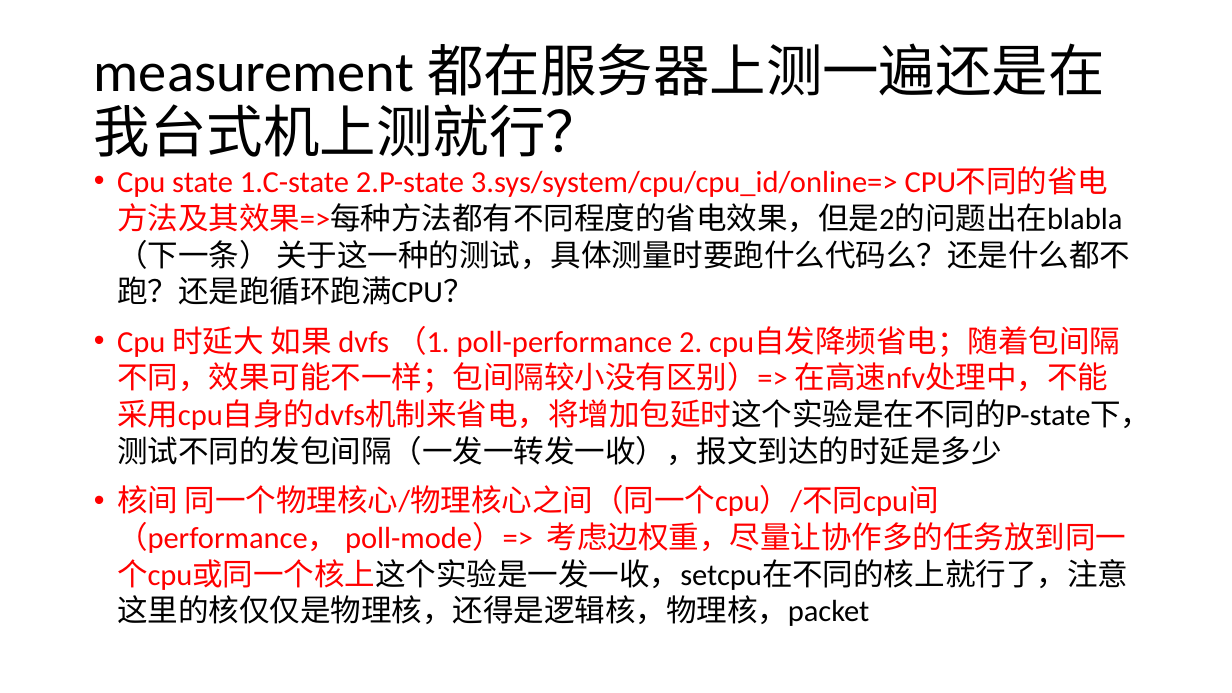
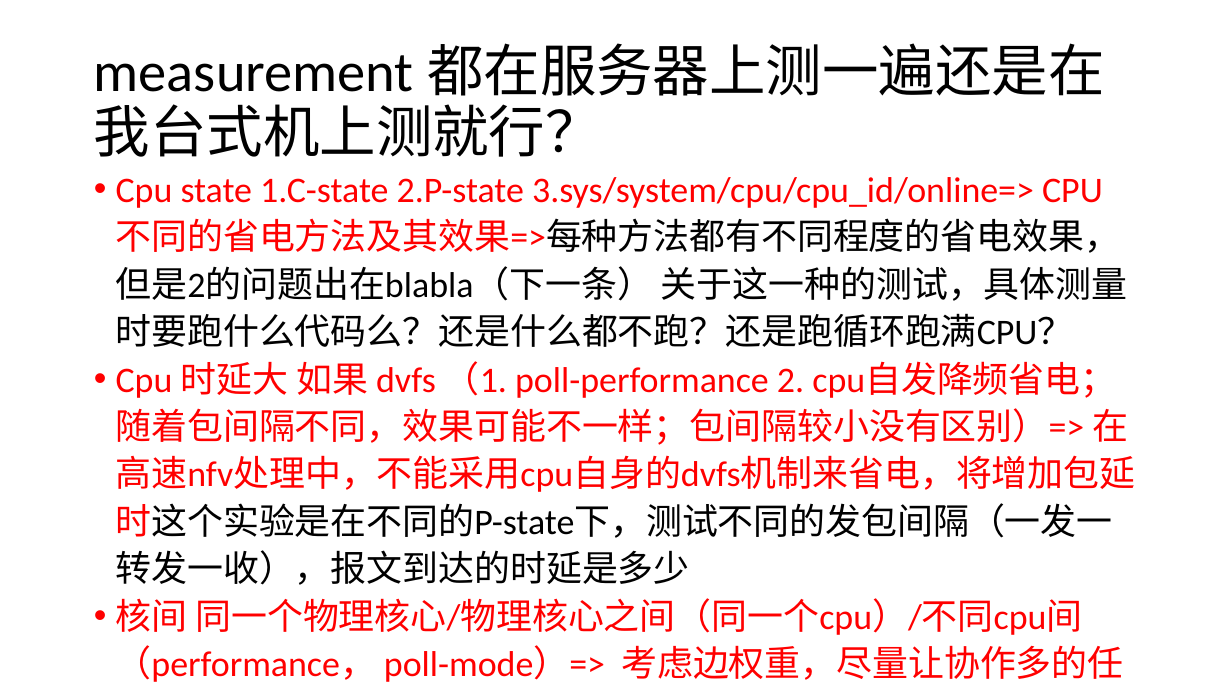
Before and after one commit to frankyoung0305/powerSave, a slide deck: slide 6 of paper_preparation/vnfmotion.pptx. Drawn at 1232x693 pixels with LibreOffice and Linux fonts; fonts in the diff are those of the drawing. Boxes give left, top, right and bottom in pixels: in the first picture for what was removed or moved away, otherwise in the second. Text is boxed around its words. In the diff, an @@ line names an element or a change of style, - is before the commit and + after.

```diff
--- a/paper_preparation/vnfmotion.pptx
+++ b/paper_preparation/vnfmotion.pptx
@@ text "Cpu state 1.C-state 2.P-state 3.sys/system/cpu/cpu_id/online ..." at [116,177,1136,682]: size 23.8 to 28 pt; indent changed; line spacing 1 to 1.1; less space between paragraphs @@
```
Also in this commit, not shown: 7 other slides changed, 12 other files.
